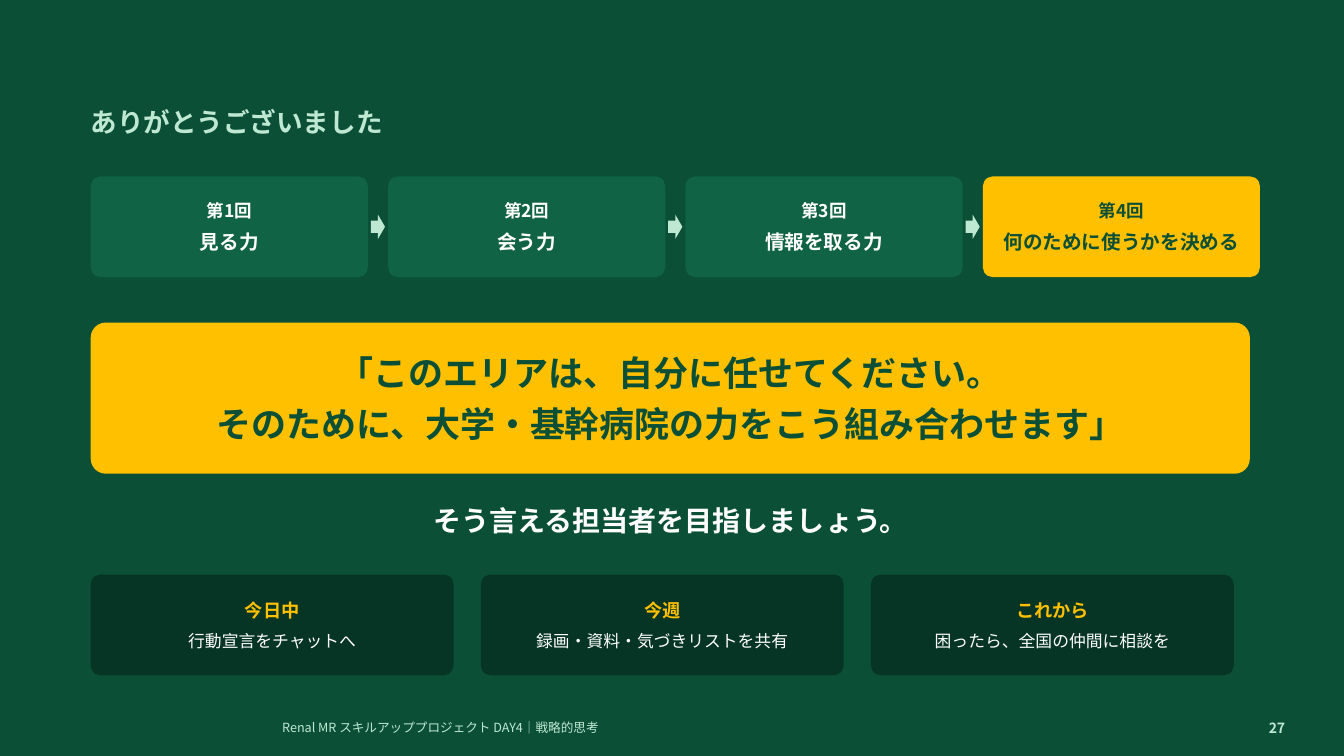
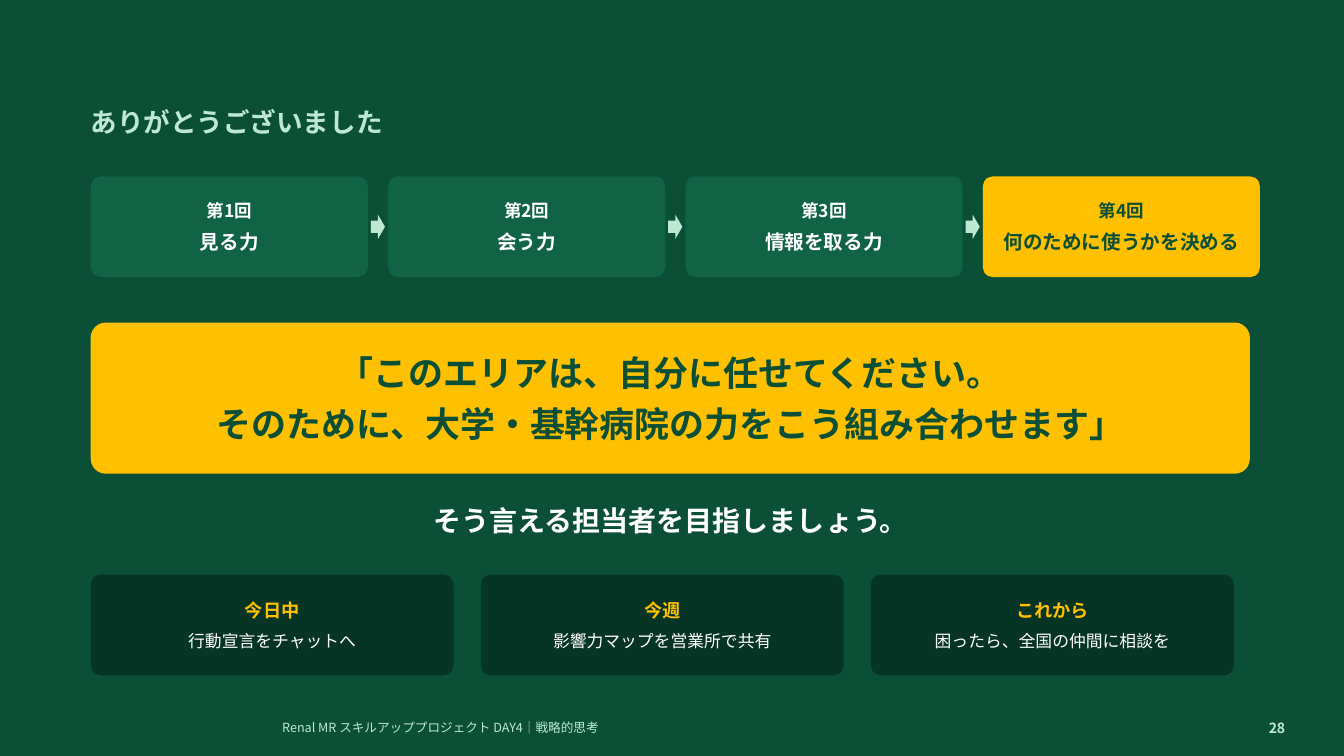
Before and after one commit to TAKUYA-1187/Claude, a slide deck: slide 28 of novartis_training/DAY4_ちょっと分かるだけで世界が変わる.pptx (slide 27 before the commit). Drawn at 1344x756 pixels with LibreOffice and Linux fonts; fonts in the diff are those of the drawing; background and template pictures are left out. Boxes give left, top, right and bottom in pixels: in the first picture for what was removed or moved away, otherwise in the second. Text is boxed around its words. In the diff, an @@ line names an element or a change of style, - is before the commit and + after.

```diff
--- a/novartis_training/DAY4_ちょっと分かるだけで世界が変わる.pptx
+++ b/novartis_training/DAY4_ちょっと分かるだけで世界が変わる.pptx
@@ text in rounded rectangle at box(553, 633, 771, 649): text changed @@
-録画・資料・気づきリストを共有
+影響力マップを営業所で共有
@@ text at box(1269, 722, 1285, 733): text changed @@
-27
+28
```
Also in this commit, not shown: 14 other slides changed, 1 slide added, 2 other files.
